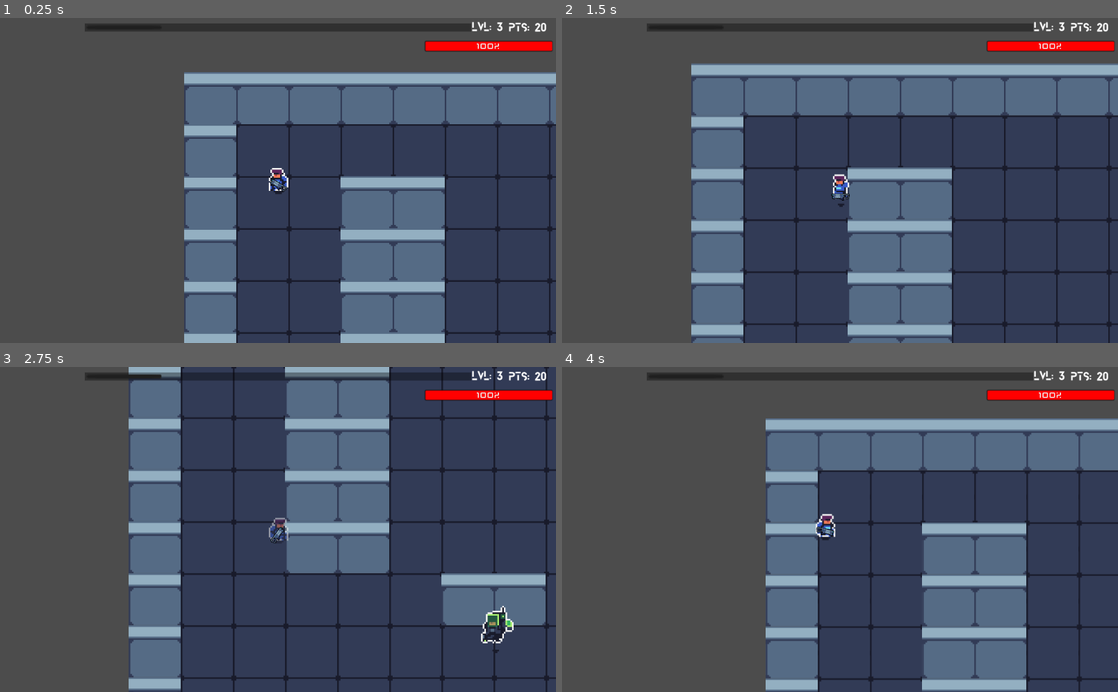
Above: before the commit, frames 1-4 (two rows, left to right).
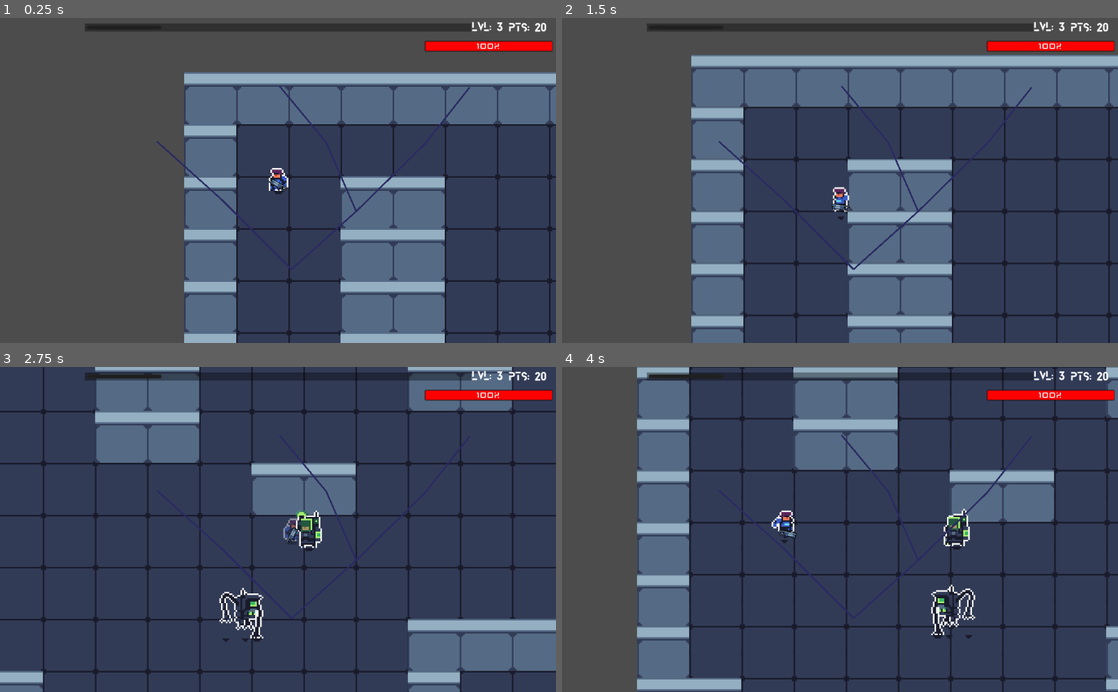
Above: after the commit, the same moments.

Repository: Manteater/H446_NEA
Game: Godot game, scene res://Source/Levels/WorldTemplate.tscn
Two runs of this game, one before a commit and one after it. Both use one fixed random seed, a clock stepped at 60 frames per second and the inputs below. This scene is started directly instead of the project's main scene. The engine's default icon, where the game draws it, is replaced by a stand-in: a white triangle on a blue panel in a dark square.
Inputs (mouse positions are in pixels of both pictures, inside the frame that each line leads up to):
- Up to frame 1 (0.25 s): no input
- Up to frame 2 (1.5 s): tap Enter at 0.5 s; move the mouse to (962, 164) at 0.52 s; hold D (move_right) 0.53-1.28 s; hold Right mouse button (dash) 0.53-1.28 s; move the mouse to (728, 196) at 1.27 s; hold S (move_down) from 1.28 s (still down); tap E (Interact) at 1.35 s
- Up to frame 3 (2.75 s): right-click (166, 545) at 1.55 s; move the mouse to (333, 458) at 2.02 s; release S (move_down) at 2.03 s; hold D (move_right) from 2.03 s (still down); hold Right mouse button (dash) from 2.03 s (still down)
- Up to frame 4 (4 s): move the mouse to (812, 594) at 2.77 s; release D (move_right) at 2.78 s; release Right mouse button (dash) at 2.78 s; hold W (move_up) 2.78-3.53 s; click (812, 594) at 2.85 s; right-click (812, 594) at 3.05 s; move the mouse to (1006, 578) at 3.52 s; hold A (move_left) from 3.53 s (still down); hold Right mouse button (dash) from 3.53 s (still down)

The runs differ from the first frame. In frame 1, 0.3% of the frame differs, in the area x 28-85%, y 21-78%; in frame 2, 17%; in frame 3, 56%; in frame 4, 58%, in the area x 13-100%, y 0-100%.

Commit message:
shopfixes

Diff:
--- /dev/null
+++ b/Assets/Upgrades/shopUprades/bandage.tres
@@ -0,0 +1,11 @@
+[gd_resource type="Resource" load_steps=2 format=2]
+
+[ext_resource path="res://Source/Tools/upgrade.gd" type="Script" id=1]
+
+[resource]
+script = ExtResource( 1 )
+upgradeName = "Bandages"
+upgradeType = "health"
+upgradeDescription = "heal yourself a bit with these bandages"
+upgradeValue = 50.0
+upgradeCost = 10
--- /dev/null
+++ b/Assets/Upgrades/shopUprades/fireRate.tres
@@ -0,0 +1,11 @@
+[gd_resource type="Resource" load_steps=2 format=2]
+
+[ext_resource path="res://Source/Tools/upgrade.gd" type="Script" id=1]
+
+[resource]
+script = ExtResource( 1 )
+upgradeName = "Better coolant"
+upgradeType = "cooldown"
+upgradeDescription = "increases the fire rate of your gun by 15%"
+upgradeValue = 0.85
+upgradeCost = 20
--- /dev/null
+++ b/Assets/Upgrades/shopUprades/healthKitBig.tres
@@ -0,0 +1,11 @@
+[gd_resource type="Resource" load_steps=2 format=2]
+
+[ext_resource path="res://Source/Tools/upgrade.gd" type="Script" id=1]
+
+[resource]
+script = ExtResource( 1 )
+upgradeName = "Health kit"
+upgradeType = "health"
+upgradeDescription = "heal yourself with this handy medkit"
+upgradeValue = 0.0
+upgradeCost = 35
--- a/Source/Actors/Drone.tscn
+++ b/Source/Actors/Drone.tscn
@@ -233,6 +233,11 @@
 collision_layer = 2
 collision_mask = 16
 script = ExtResource( 2 )
+health = 30
+speed = 600
+damage = 40
+experienceDropped = 15
+moneyDropped = 2
 
 [node name="Sprite" type="Sprite" parent="."]
 position = Vector2( 3, 11 )
--- a/Source/Actors/RunnerGuy.tscn
+++ b/Source/Actors/RunnerGuy.tscn
@@ -161,7 +161,10 @@
 collision_mask = 20
 script = ExtResource( 3 )
 health = 50
-speed = 300
+speed = 400
+damage = 35
+experienceDropped = 20
+moneyDropped = 1
 
 [node name="EnemiesX3" type="Sprite" parent="."]
 position = Vector2( -2, -14 )
--- a/Source/Actors/Stomper.gd
+++ b/Source/Actors/Stomper.gd
@@ -1,6 +1,6 @@
 extends Actor
 #exports
-export var maxSpeed: int  = 150
+
 
 #Nodes
 onready var pathTimer = $pathTimer#access to timer to update pathfinding
@@ -60,7 +60,7 @@
 		awoken = true#this controls when the stomper stops playing the sleep animation
 	if not moved:#this is to make sure that the stomper only moves once the awakening animation is completed.
 		var direction := global_position.direction_to(agent.get_next_location()) #sets the direction to the desired position
-		var desiredVelocity := direction * maxSpeed #sets the speed of the stomper
+		var desiredVelocity := direction * speed #sets the speed of the stomper
 		var steering = (desiredVelocity - velocity)*delta*4.0 #sets the speed in relation to current speed
 		velocity += steering
 		velocity = move_and_slide(velocity)#actually moves the stomper on the screen
--- a/Source/Actors/Stomper.tscn
+++ b/Source/Actors/Stomper.tscn
@@ -179,7 +179,11 @@
 collision_layer = 2
 collision_mask = 5
 script = ExtResource( 2 )
-maxSpeed = 100
+health = 300
+speed = 150
+damage = 50
+experienceDropped = 30
+moneyDropped = 3
 
 [node name="Sprite" type="Sprite" parent="."]
 scale = Vector2( 1, 1.03125 )
--- a/Source/Tools/Character.gd
+++ b/Source/Tools/Character.gd
@@ -1,8 +1,8 @@
 extends Resource
 class_name Character
 
-export var speed := 200
-export var dashSpeed := 1000
+export var speed := 400
+export var dashSpeed := 1500
 export var health: int
 
 export var level := 3
@@ -13,7 +13,7 @@
 export var money = 40
 
 export var bulletSpeed = 500#the speed that the bullet will travel at
-export var cooldown = 10#this is the cooldown in between shots
+export var cooldown = 30#this is the cooldown in between shots
 export var bulletLifetime = 200#this tracks how long the bullets are alive for
 export var bulletBounces = 0
 export var bulletAmount = 1
--- a/Source/Tools/upgrade.gd
+++ b/Source/Tools/upgrade.gd
@@ -4,5 +4,5 @@
 export var upgradeName: String
 export var upgradeType: String
 export var upgradeDescription: String
-export var upgradeValue: int
+export var upgradeValue: float
 export var upgradeCost: int
--- a/Source/UI/Buttons/skillButton.gd
+++ b/Source/UI/Buttons/skillButton.gd
@@ -11,10 +11,13 @@
 func _ready():
 	var position = rect_global_position
 	var size = rect_size
-#	if get_parent().is_in_group("skillNodes"):#if it has a skillNode parent
-#		line.add_point(position+size/2)#points at the centreof itself and it parent are added to the line which is automatically drawn
-#		line.add_point(get_parent().rect_global_position+size/2)
-#		line.set_as_toplevel(true)
+	if get_parent().is_in_group("skillNodes"):#if it has a skillNode parent
+		line.add_point(position+size/2)#points at the centreof itself and it parent are added to the line which is automatically drawn
+		line.add_point(get_parent().rect_global_position+size/2)
+		line.set_as_toplevel(true)
+
+func _physics_process(delta):
+	line.visible = visible
 
 func _on_TextureButton_pressed():
 	if upgradeCost <= Global.characterSave.xpPoints:
--- a/Source/UI/Buttons/skillButton.tscn
+++ b/Source/UI/Buttons/skillButton.tscn
@@ -34,9 +34,7 @@
 [node name="Line2D" type="Line2D" parent="."]
 show_behind_parent = true
 light_mask = 0
-position = Vector2( 32, 35 )
 z_index = -1
-points = PoolVector2Array( 27, -30, 94, -86 )
 width = 3.0
 default_color = Color( 0.168627, 0.168627, 0.388235, 1 )
 
--- a/Source/UI/Menus/skillTree.tscn
+++ b/Source/UI/Menus/skillTree.tscn
@@ -3,6 +3,7 @@
 [ext_resource path="res://Source/UI/Buttons/skillButton.tscn" type="PackedScene" id=1]
 
 [node name="skillTree" type="Control"]
+pause_mode = 2
 anchor_right = 1.0
 anchor_bottom = 1.0
 __meta__ = {
@@ -11,14 +12,14 @@
 }
 
 [node name="ColorRect" type="ColorRect" parent="."]
+pause_mode = 2
 visible = false
 show_behind_parent = true
 anchor_right = 1.0
 anchor_bottom = 1.0
-color = Color( 0.117647, 0.117647, 0.117647, 0.592157 )
+color = Color( 0.054902, 0.117647, 0.2, 1 )
 
 [node name="TextureButton" parent="." instance=ExtResource( 1 )]
-pause_mode = 2
 anchor_bottom = 0.0
 margin_left = 505.0
 margin_top = 432.0
--- a/Source/UI/shopPanel.gd
+++ b/Source/UI/shopPanel.gd
@@ -19,6 +19,9 @@
 		$button.disabled = true#the button is disabled so the player cant buy it twice
 		match upgrade.upgradeType:#mathes the type of upgrade to an exceuted function
 			"bulletAmount": Global.characterSave.bulletAmount+= upgrade.upgradeValue
+			"cooldown":Global.characterSave.cooldown = Global.characterSave.cooldown*upgrade.upgradeValue
+			"health": handleHealth()
+			"damage": Global.characterSave.bulletDamage += upgrade.upgradeValue
 		$name.text = "SOLD!"#displsy thay it has been sold
 		$cost.text = ""
 		$description.text = ""
@@ -45,3 +48,9 @@
 	var result = load(upgrades[randi()%upgrades.size()])#chooses a random upgrade from the array
 	#print(result)
 	return result
+
+func handleHealth():
+	if (Global.characterSave.health+upgrade.upgradeValue)>Global.characterSave.maxHealth:#makes sure that health isnt increased to more than that of the maxHealth
+		Global.characterSave.health = Global.characterSave.maxHealth#setes the health equal to the maxhealth value
+	else:
+		Global.characterSave.health+=upgrade.upgradeValue#adds the healing value of the upgrade on top of the current health.
--- a/project.godot
+++ b/project.godot
@@ -57,7 +57,7 @@
 [application]
 
 config/name="H446_NEA Project"
-run/main_scene="res://Source/Levels/Dungeon.tscn"
+run/main_scene="res://Source/UI/Menus/Main Menu.tscn"
 config/icon="res://icon.png"
 
 [autoload]
